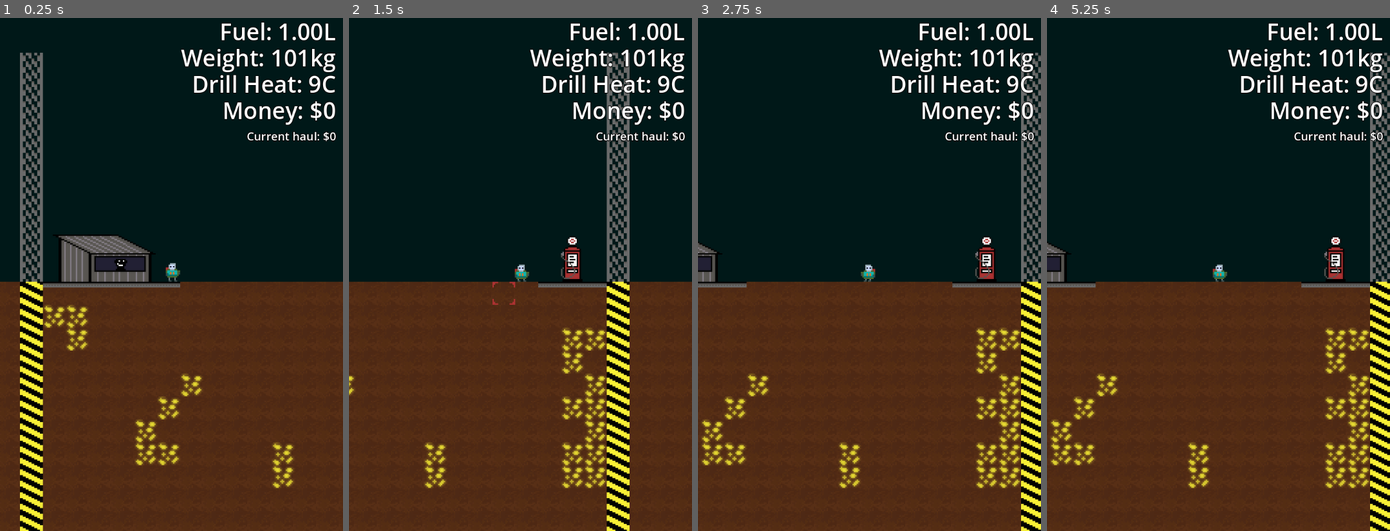
Above: before the commit, frames 1-4 (left to right).
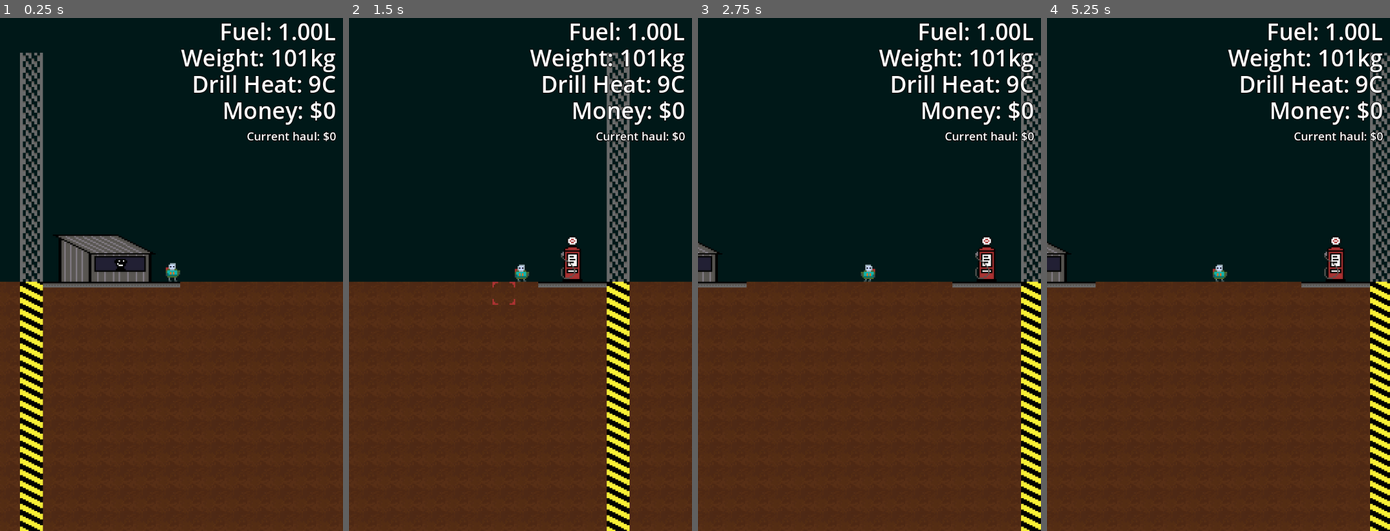
Above: after the commit, the same moments.

Repository: brikr/ludum-dare-57
Game: Godot game, scene res://scenes/main/main.tscn
The game is run twice, just before and just after one commit, with the same random seed, the same clock (stepped at 60 frames per second) and the same inputs.
Inputs (mouse positions are in pixels of both pictures, inside the frame that each line leads up to):
- Up to frame 1 (0.25 s): no input
- Up to frame 2 (1.5 s): tap Enter at 0.5 s; move the mouse to (595, 248) at 0.52 s; hold D (move_right) from 0.53 s (still down); tap F (interact) at 0.6 s; tap Space (jump) at 0.77 s; move the mouse to (451, 300) at 1.27 s; click (451, 300) at 1.35 s
- Up to frame 3 (2.75 s): tap Space (jump) at 1.52 s; move the mouse to (903, 161) at 2.02 s; release D (move_right) at 2.03 s; hold A (move_left) from 2.03 s (still down); tap F (interact) at 2.1 s
- Up to frame 4 (5.25 s): move the mouse to (1201, 377) at 2.77 s; release A (move_left) at 2.78 s; hold D (move_right) 2.78-4.28 s; click (1201, 377) at 2.85 s; tap Space (jump) at 3.02, 3.77, 4.52 s; move the mouse to (1321, 351) at 3.52 s; tap F (interact) at 3.6, 5.1 s; move the mouse to (1115, 197) at 4.27 s; hold A (move_left) 4.28-5.03 s; click (1115, 197) at 4.35 s; move the mouse to (1235, 274) at 5.02 s; hold D (move_right) from 5.03 s (still down)

The runs differ from the first frame. In frame 1, 1.6% of the frame differs, in the area x 12-86%, y 55-92%; in frame 2, 2.1%; in frame 3, 2.8%, in the area x 1-94%, y 60-92%; in frame 4, 2.8%.
Error after the commit: Invalid access to property or key 'WORLD_GEN' on a base object of type 'Node (constants.gd)'. (res://scenes/game_state/game_state.gd:36)

Commit message:
update stone const

Diff:
--- a/scenes/constants/constants.gd
+++ b/scenes/constants/constants.gd
@@ -13,9 +13,11 @@
 const SOURCE_ID := 0;
 const AIR_TILE := Vector2i(-1, -1)
 const DIRT_TILE := Vector2i(0, 0)
+const STONE_TILE := Vector2i(4, 0)
 const HAZARD_TILE := Vector2i(1, 0)
 const FENCE_TILE := Vector2i(2, 0)
 const EMPTY_DIRT_TILE := Vector2i(0, 1)
+const EMPTY_STONE_TILE := Vector2i(1, 1)
 
 # Object Tiles
 const GOLD_TILE := Vector2i(0, 2)
@@ -28,7 +30,18 @@
 
 # World Gen
 enum WORLD_GEN_FIELDS {MIN_DEPTH, MAX_DEPTH, MIN_COEFFICIENT, MAX_COEFFICIENT, THRESHOLD}
-const WORLD_GEN := {
+
+const WORLD_GEN_BASE := {
+  Tile.TileType.STONE: {
+    WORLD_GEN_FIELDS.MIN_DEPTH : 50,
+    WORLD_GEN_FIELDS.MAX_DEPTH : 150,
+    WORLD_GEN_FIELDS.MIN_COEFFICIENT : 0.5,
+    WORLD_GEN_FIELDS.MAX_COEFFICIENT : 2.0,
+    WORLD_GEN_FIELDS.THRESHOLD: 0.5,
+  }
+}
+
+const WORLD_GEN_RESOURCES := {
   Tile.TileObjectType.GOLD: {
     WORLD_GEN_FIELDS.MIN_DEPTH : 0,
     WORLD_GEN_FIELDS.MAX_DEPTH : 75,
@@ -79,6 +92,7 @@
 # Tile difficulty
 const TILE_DIFFICULTY: Dictionary[Tile.TileType, float] = {
   Tile.TileType.DIRT: 50.0,
+  Tile.TileType.STONE: 100.0,
 }
 
 const OBJECT_DIFFICULTY: Dictionary[Tile.TileObjectType, float] = {
--- a/scenes/main/tile_map.gd
+++ b/scenes/main/tile_map.gd
@@ -21,6 +21,8 @@
       return Constants.AIR_TILE if tile.is_above_ground() else Constants.EMPTY_DIRT_TILE
     Tile.TileType.DIRT:
       return Constants.DIRT_TILE
+    Tile.TileType.STONE:
+      return Constants.STONE_TILE
     Tile.TileType.BORDER:
       # Above ground: fence
       # Below ground: hazard
Binary file changed: assets/player.aseprite
